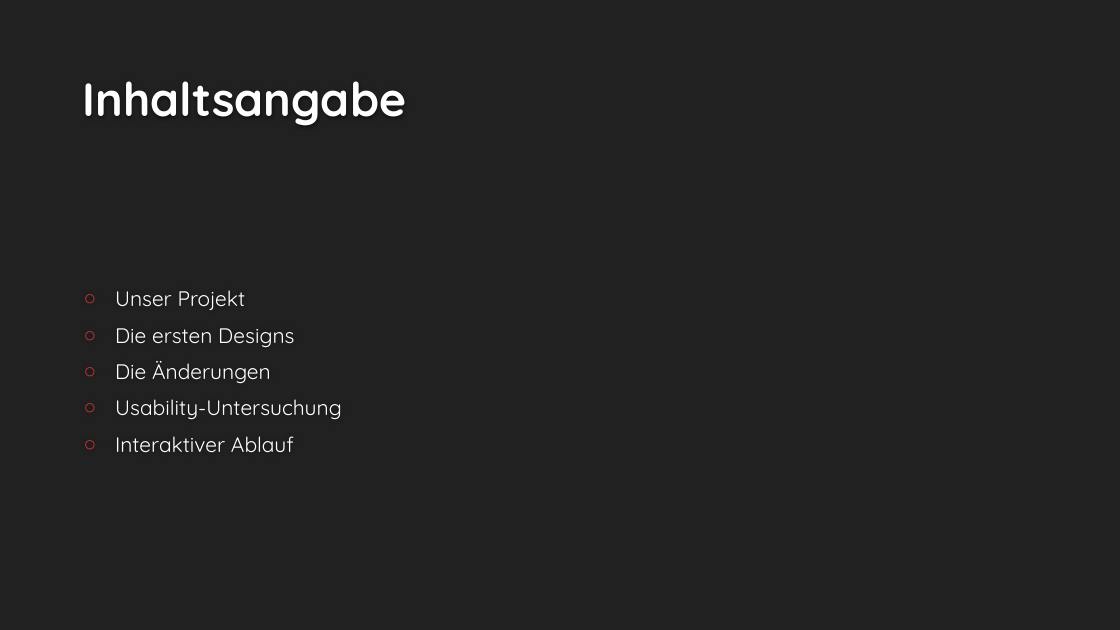
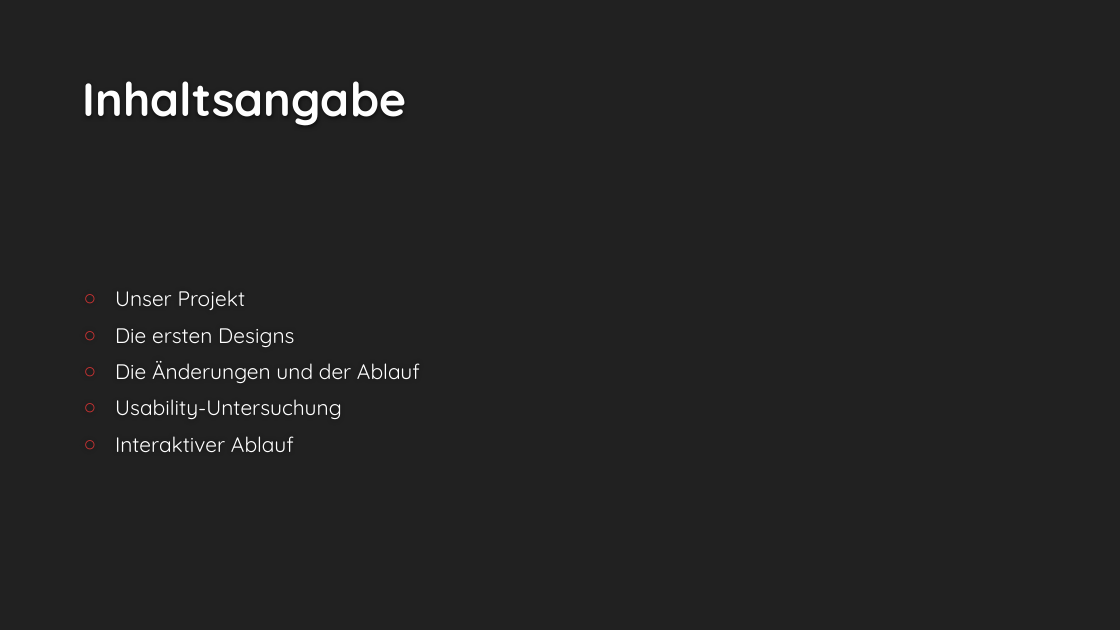
Before and after one commit to dasKamael/usability, a slide deck: slide 2 of Rate your Prof.pptx. Drawn at 1120x630 pixels with LibreOffice and Linux fonts; fonts in the diff are those of the drawing; background and template pictures are left out. Boxes give left, top, right and bottom in pixels: in the first picture for what was removed or moved away, otherwise in the second. Text is boxed around its words. In the diff, an @@ line names an element or a change of style, - is before the commit and + after.

```diff
--- a/Rate your Prof.pptx
+++ b/Rate your Prof.pptx
@@ text at [115,361,420,383]: text changed @@
-○ Die Änderungen
+○ Die Änderungen und der Ablauf
```
Also in this commit, not shown: 1 other slide changed, 1 slide added, 1 other file.
